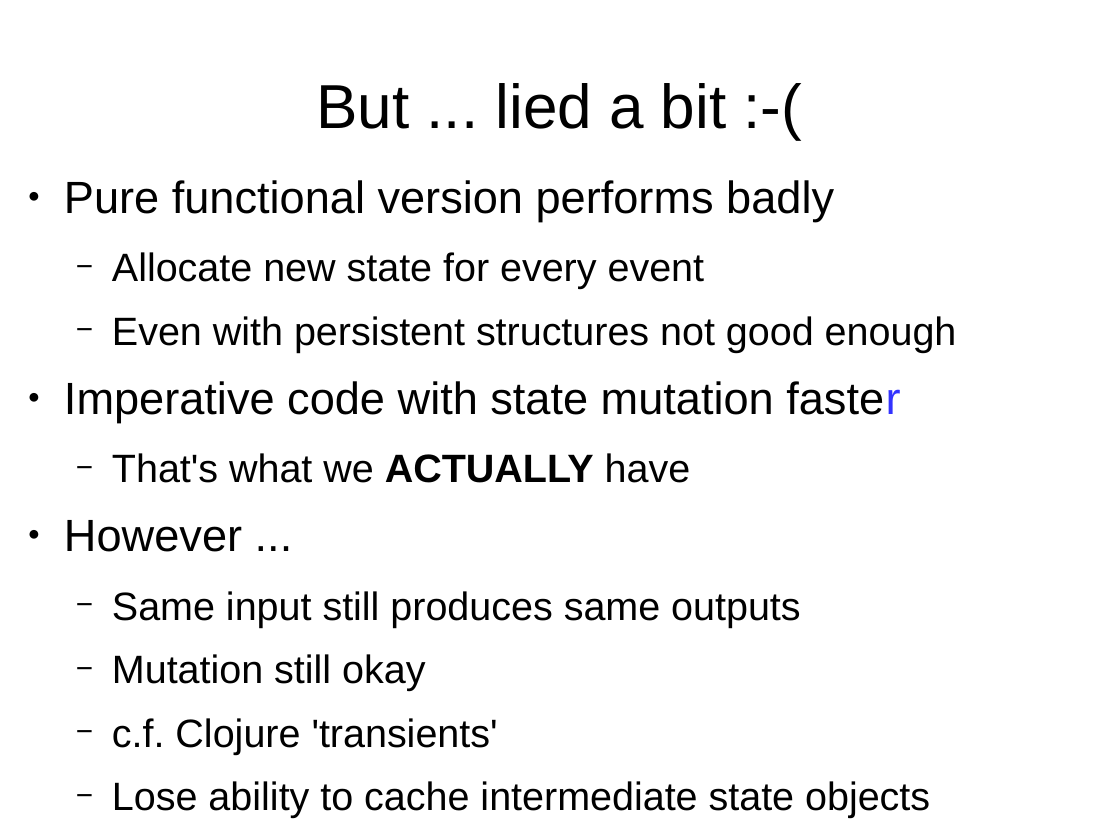
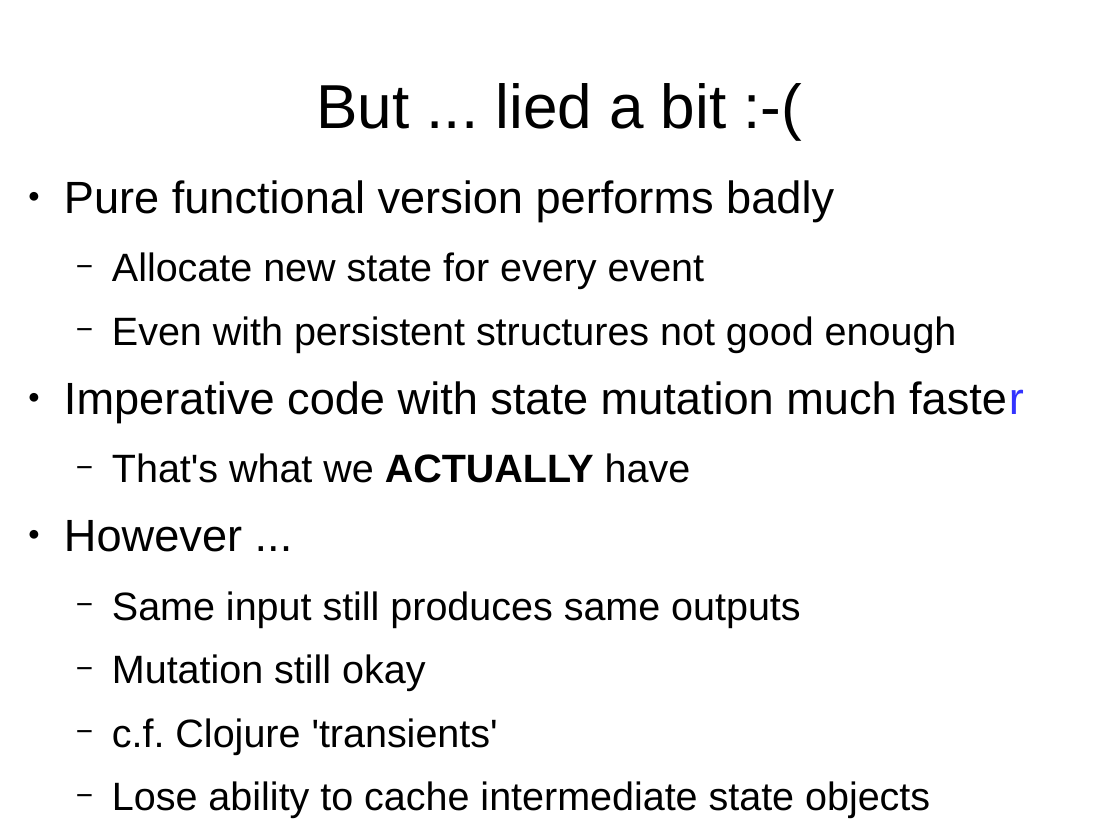
Before and after one commit to smandy/dconf_talk, a slide deck: slide 15 of dconf_iter2.odp. Drawn at 1120x840 pixels with LibreOffice and Linux fonts; fonts in the diff are those of the drawing. Boxes give left, top, right and bottom in pixels: in the first picture for what was removed or moved away, otherwise in the second. Text is boxed around its words. In the diff, an @@ line names an element or a change of style, - is before the commit and + after.

```diff
--- a/dconf_iter2.odp
+++ b/dconf_iter2.odp
@@ text at (x1=64, y1=381, x2=1024, y2=422): text changed @@
-● Imperative code with state mutation faster
+● Imperative code with state mutation much faster
```
Also in this commit, not shown: 7 other slides changed, 2 slides added.
